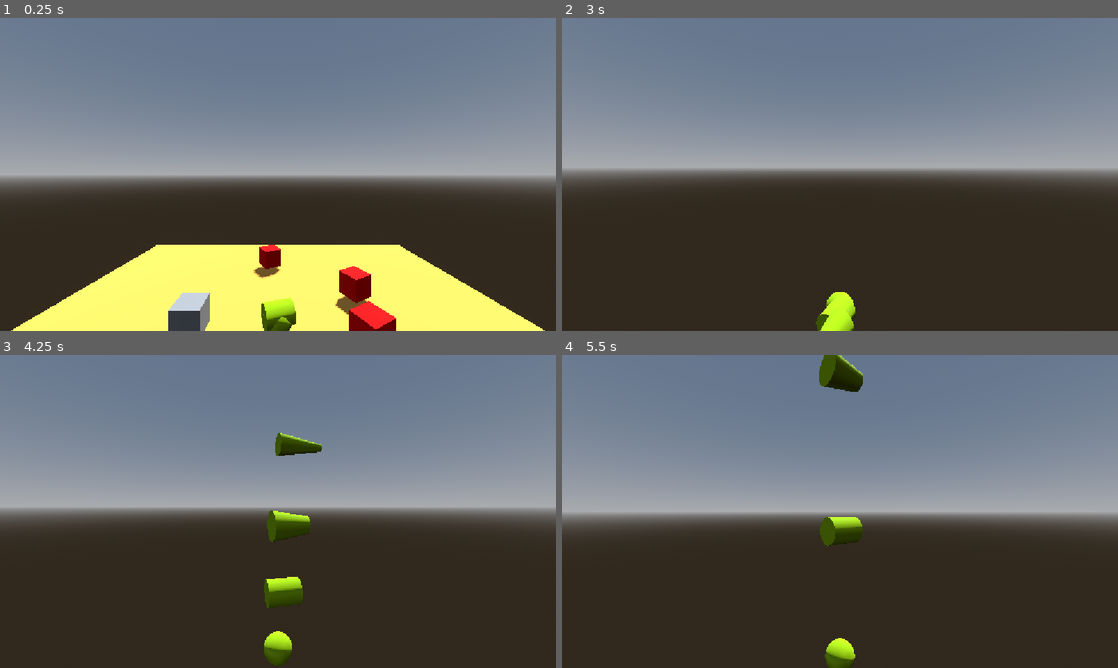
Above: before the commit, frames 1-4 (two rows, left to right).
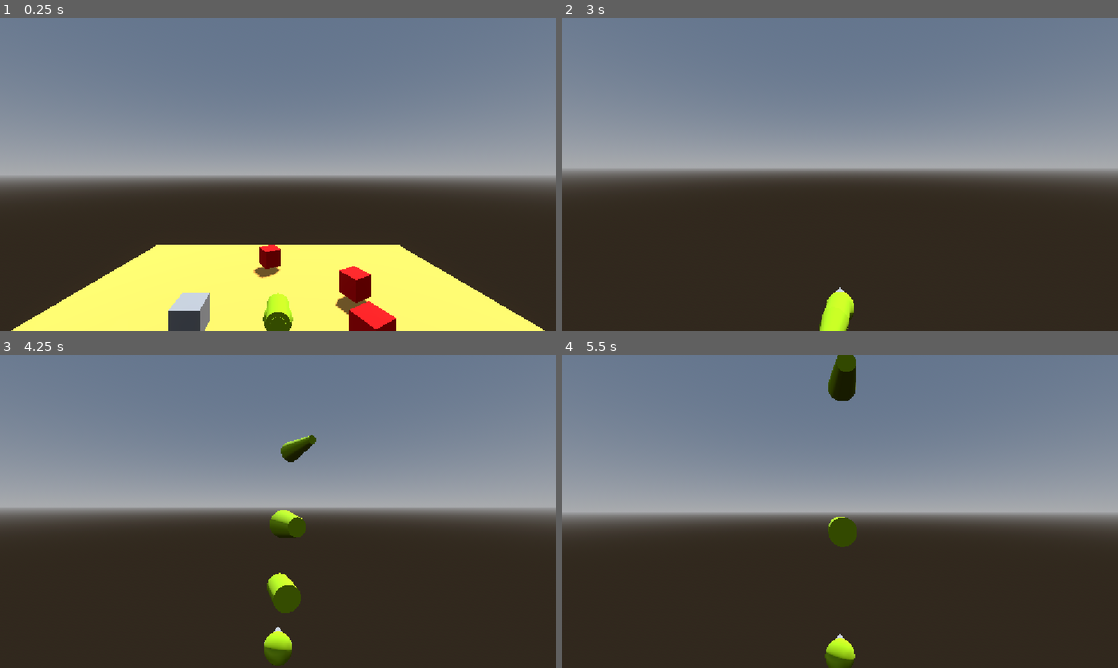
Above: after the commit, the same moments.

Repository: Remago624/3D_Snake_Game
Game: Godot game, scene res://scenes/world.tscn
Same seed, same stepped clock (60 frames per second), same inputs: the game is played once before the commit and once after it.
Inputs (mouse positions are in pixels of both pictures, inside the frame that each line leads up to):
- Up to frame 1 (0.25 s): no input
- Up to frame 2 (3 s): tap Enter (ui_accept) at 0.5, 0.77, 1.52 s; move the mouse to (867, 174) at 0.52 s; hold W (forward) from 0.53 s (still down); tap Alt at 0.6, 2.1 s; move the mouse to (812, 174) at 1.27 s; tap Shift at 1.35, 2.85 s; move the mouse to (851, 168) at 2.02 s; move the mouse to (834, 180) at 2.77 s
- Up to frame 3 (4.25 s): keep holding W (forward); tap Enter (ui_accept) at 3.02, 3.77 s; move the mouse to (316, 514) at 3.52 s; tap Alt at 3.6 s
- Up to frame 4 (5.5 s): keep holding W (forward); move the mouse to (795, 508) at 4.27 s; tap Shift at 4.35 s; tap Enter (ui_accept) at 4.52 s; move the mouse to (845, 511) at 5.02 s; tap Alt at 5.1 s

The runs differ from the first frame. In frame 1, 0.4% of the frame differs, in the area x 47-54%, y 87-100%; in frame 2, 0.2%; in frame 3, 1.1%, in the area x 47-58%, y 24-92%; in frame 4, 1.0%.

Commit message:
fixing something

Diff:
--- /dev/null
+++ b/scenes/Tail.tscn
@@ -0,0 +1,27 @@
+[gd_scene format=3 uid="uid://brukftnlma6yw"]
+
+[ext_resource type="Script" uid="uid://bhtsjm3kgp33d" path="res://scripts/tail.gd" id="1_vj0ha"]
+
+[sub_resource type="StandardMaterial3D" id="StandardMaterial3D_bgygj"]
+albedo_color = Color(0.6, 0.76862746, 0.003921569, 1)
+
+[sub_resource type="CylinderMesh" id="CylinderMesh_vj0ha"]
+top_radius = 0.40625
+bottom_radius = 0.40625
+height = 1.0
+
+[sub_resource type="CylinderShape3D" id="CylinderShape3D_vj0ha"]
+height = 0.375
+radius = 0.40625
+
+[node name="Tail" type="CharacterBody3D" unique_id=1969613569]
+script = ExtResource("1_vj0ha")
+
+[node name="Tail" type="MeshInstance3D" parent="." unique_id=1597673563]
+transform = Transform3D(4.37114e-08, -7.54979e-08, -1, 1, 7.54979e-08, 4.3711392e-08, 7.54979e-08, -1, 7.54979e-08, 0, 0, 0)
+material_override = SubResource("StandardMaterial3D_bgygj")
+mesh = SubResource("CylinderMesh_vj0ha")
+
+[node name="CollisionShape3D" type="CollisionShape3D" parent="." unique_id=47340207]
+transform = Transform3D(4.37114e-08, -7.54979e-08, -1, 1, 7.54979e-08, 4.3711392e-08, 7.54979e-08, -1, 7.54979e-08, 0, 0, 0)
+shape = SubResource("CylinderShape3D_vj0ha")
--- /dev/null
+++ b/scenes/Tail_end1.tscn
@@ -0,0 +1,26 @@
+[gd_scene format=3 uid="uid://dy21q870htioa"]
+
+[ext_resource type="Script" uid="uid://bhtsjm3kgp33d" path="res://scripts/tail.gd" id="1_yrabr"]
+
+[sub_resource type="StandardMaterial3D" id="StandardMaterial3D_yrabr"]
+albedo_color = Color(0.6, 0.76862746, 0.003921569, 1)
+
+[sub_resource type="CylinderMesh" id="CylinderMesh_4xwwc"]
+top_radius = 0.40625
+bottom_radius = 0.241
+height = 1.0
+
+[sub_resource type="BoxShape3D" id="BoxShape3D_hn8rt"]
+size = Vector3(0.5, 0.5, 0.6)
+
+[node name="Tail" type="CharacterBody3D" unique_id=1969613569]
+script = ExtResource("1_yrabr")
+
+[node name="Tail4" type="MeshInstance3D" parent="." unique_id=1444535775]
+transform = Transform3D(4.37114e-08, -7.54979e-08, -1, 1, 7.54979e-08, 4.3711392e-08, 7.54979e-08, -1, 7.54979e-08, 0, 0, 0)
+material_override = SubResource("StandardMaterial3D_yrabr")
+mesh = SubResource("CylinderMesh_4xwwc")
+
+[node name="CollisionShape3D" type="CollisionShape3D" parent="." unique_id=1924657999]
+transform = Transform3D(1, 0, 0, 0, 1, 0, 0, 0, 1, 0, -0.14285254, 0)
+shape = SubResource("BoxShape3D_hn8rt")
--- /dev/null
+++ b/scenes/Tail_end2.tscn
@@ -0,0 +1,26 @@
+[gd_scene format=3 uid="uid://kfiw6pufhujl"]
+
+[ext_resource type="Script" uid="uid://bhtsjm3kgp33d" path="res://scripts/tail.gd" id="1_tkdbg"]
+
+[sub_resource type="StandardMaterial3D" id="StandardMaterial3D_tkdbg"]
+albedo_color = Color(0.6, 0.76862746, 0.003921569, 1)
+
+[sub_resource type="CylinderMesh" id="CylinderMesh_0omey"]
+top_radius = 0.241
+bottom_radius = 0.086
+height = 1.0
+
+[sub_resource type="BoxShape3D" id="BoxShape3D_tkdbg"]
+size = Vector3(0.1730957, 0.3692627, 0.6)
+
+[node name="Tail" type="CharacterBody3D" unique_id=1969613569]
+script = ExtResource("1_tkdbg")
+
+[node name="Tail5" type="MeshInstance3D" parent="." unique_id=1874002639]
+transform = Transform3D(4.37114e-08, -7.54979e-08, -1, 1, 7.54979e-08, 4.3711392e-08, 7.54979e-08, -1, 7.54979e-08, 0, 0, 0)
+material_override = SubResource("StandardMaterial3D_tkdbg")
+mesh = SubResource("CylinderMesh_0omey")
+
+[node name="CollisionShape3D" type="CollisionShape3D" parent="." unique_id=952604582]
+transform = Transform3D(1, 0, 0, 0, 1, 0, 0, 0, 1, -0.00061035156, -0.04196337, 0)
+shape = SubResource("BoxShape3D_tkdbg")
--- a/scenes/snake.tscn
+++ b/scenes/snake.tscn
@@ -9,6 +9,8 @@
 albedo_color = Color(0.6, 0.76862746, 0.003921569, 1)
 
 [sub_resource type="SphereMesh" id="SphereMesh_cv6p3"]
+
+[sub_resource type="PrismMesh" id="PrismMesh_hn8rt"]
 
 [sub_resource type="SphereShape3D" id="SphereShape3D_8spsg"]
 
@@ -27,6 +29,10 @@
 material_override = SubResource("StandardMaterial3D_b618t")
 mesh = SubResource("SphereMesh_cv6p3")
 
+[node name="MeshInstance3D2" type="MeshInstance3D" parent="Head" unique_id=229575500]
+transform = Transform3D(1, 0, 0, 0, -4.371139e-08, 0.19999999, 0, -1, -8.742277e-09, 0, -0.94157696, -0.6)
+mesh = SubResource("PrismMesh_hn8rt")
+
 [node name="CollisionShape3D" type="CollisionShape3D" parent="." unique_id=1322309807]
 shape = SubResource("SphereShape3D_8spsg")
 
--- a/scripts/snake script.gd
+++ b/scripts/snake script.gd
@@ -39,7 +39,7 @@
 	if Input.is_action_just_pressed("cancel"):
 		Input.set_mouse_mode(Input.MOUSE_MODE_VISIBLE)
 
-	rotation.y = lerp_angle(rotation.y, target_y, delta * turn_smooth)
+	#rotation.y = lerp_angle(rotation.y, target_y, delta * turn_smooth)
 	head.rotation.y = target_y - rotation.y
 
 
@@ -85,11 +85,18 @@
 			continue
 		var target_position = postion_history[history_index]
 		tail.global_position = tail.global_position.lerp(target_position, delta * follow_smooth)
-		var look_diriction = target_position - tail.global_position
+		var look_index = maxi(history_index -1, 0)
+		var look_target = postion_history[look_index]
 
-		if look_diriction.length() > 0.01:
-			var target_angle = atan2(look_diriction.x, look_diriction.z)
-			tail.rotation.y = lerp_angle(tail.rotation.y, target_angle, delta * 2.0)
+		if tail.global_position.distance_to(look_target) > 0.0000000001:
+			tail.look_at(look_target, Vector3.UP)
+			tail.rotation.x = 0
+			tail.rotation.z = 0
+
+		#var look_diriction = target_position - tail.global_position
+		#if look_diriction.length() > 0.01:   ده الكود الغبي القديم الي في واحد مش عارف اسمه ايه كان عامله
+			#var target_angle = atan2(look_diriction.x, look_diriction.z)
+			#tail.rotation.y = lerp_angle(tail.rotation.y, target_angle, delta * 2.0)
 
 
 func grow():
